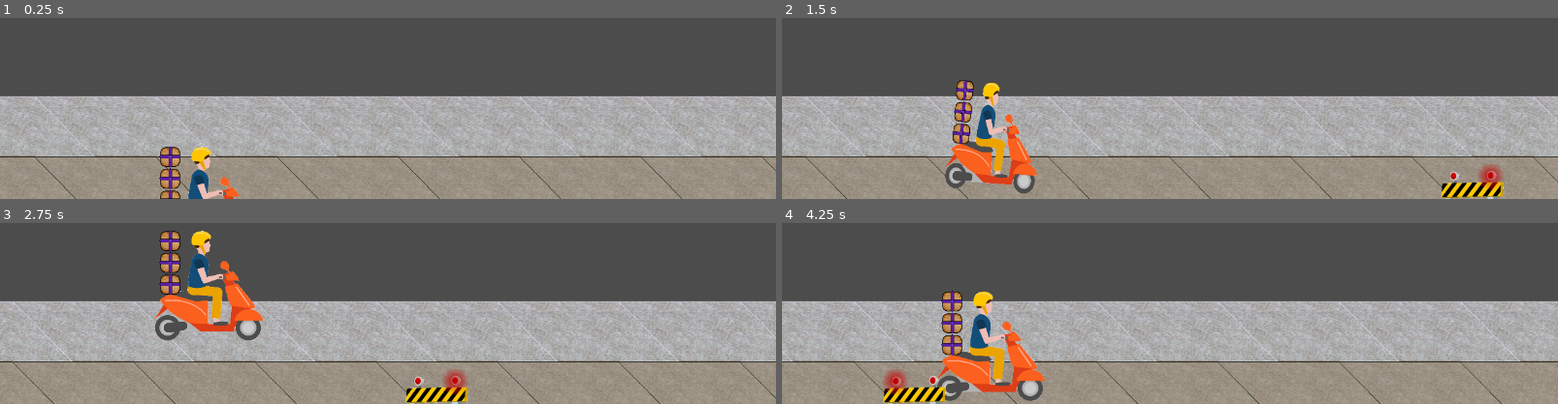
Above: before the commit, frames 1-4 (two rows, left to right).
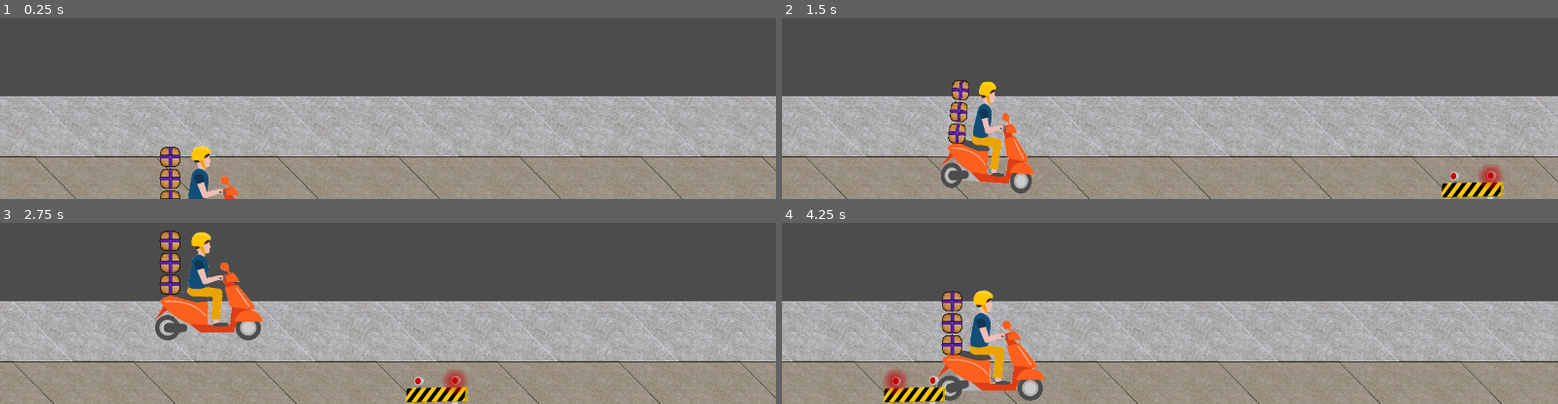
Above: after the commit, the same moments.

Repository: Anatolij-Grigorjev/MopedRebelGO
Game: Godot game, scene res://stages/test/test_stage.tscn
Two runs of this game, one before a commit and one after it. Both use one fixed random seed, a clock stepped at 60 frames per second and the inputs below.
Inputs:
- Up to frame 1 (0.25 s): no input
- Up to frame 2 (1.5 s): hold W (swerve_up) 0.53-1.28 s; hold S (swerve_down) from 1.28 s (still down)
- Up to frame 3 (2.75 s): release S (swerve_down) at 2.03 s; hold W (swerve_up) from 2.03 s (still down)
- Up to frame 4 (4.25 s): release W (swerve_up) at 3.53 s; hold S (swerve_down) from 3.53 s (still down)

The runs differ from the first frame. In frame 1, 0.3% of the frame differs, in the area x 24-31%, y 70-100%; in frame 2, 2.8%, in the area x 20-33%, y 34-98%; in frame 3, 0.9%; in frame 4, 0.9%.
Error in both runs: Invalid get index '-1' (on base: 'Array'). (res://utils/logger.gd:103)

Commit message:
change swerve and reset animation to sprite

Diff:
--- a/game/rebel/delivery_package.tscn
+++ b/game/rebel/delivery_package.tscn
@@ -62,7 +62,7 @@
 "times": PoolRealArray( 0, 1, 2 ),
 "transitions": PoolRealArray( 1, 1, 1 ),
 "update": 0,
-"values": [ Vector2( 0, -5 ), Vector2( -200, -300 ), Vector2( -500, -1000 ) ]
+"values": [ Vector2( 0, -5 ), Vector2( -200, -300 ), Vector2( -500, -2000 ) ]
 }
 
 [node name="DeliveryPackage" type="Node2D"]
--- a/game/rebel/moped_rebel.gd
+++ b/game/rebel/moped_rebel.gd
@@ -20,14 +20,11 @@
 
 
 onready var animator := $AnimationPlayer
+onready var sprite := $AnimatedSprite
 onready var LOG : Logger = Logger.new(self)
 onready var swerve_tween := $SwerveTween
 onready var pushback_tween := $PushbackTween
 onready var input := $InputProcessor
-onready var _neutral_transform: Dictionary = {
-	'rotation': self.rotation_degrees,
-	'scale': self.scale
-}
 
 
 var _is_swerving: bool = false
@@ -73,7 +70,7 @@
 	yield(swerve_tween, 'tween_all_completed')
 	#if moped swerved into obstacle dont reset transform
 	if (not _is_crashing):
-		_reset_transform()
+		_reset_sprite_transform()
 	_is_swerving = false
 
 
@@ -109,20 +106,20 @@
 
 
 """
-Reset the rotation and scale of the rebel to its original values
+Reset the rotation and scale of the rebel sprite to its original values
 (after animations for example)
 """
-func _reset_transform() -> void:
+func _reset_sprite_transform() -> void:
 	#stop animations, if playing
 	if (animator.is_playing()):
 		animator.stop()
 
-	LOG.debug("Got rot/scale: {}/{}, change to {}/{}",
-		[self.rotation_degrees, self.scale,
-		_neutral_transform.rotation, _neutral_transform.scale]
+	LOG.debug("Got sprite rot/scale: {}/{}, reseting...",
+		[sprite.rotation_degrees, sprite.scale]
 	)
-	self.rotation_degrees = _neutral_transform.rotation
-	self.scale = _neutral_transform.scale
+	#reset sprite
+	sprite.rotation_degrees = 0
+	sprite.scale = Vector2.ONE
 
 
 """
@@ -136,7 +133,7 @@
 	yield(animator, "animation_finished")
 	velocity = Vector2(C.MR_CRUISE_SPEED, 0)
 	_is_crashing = false
-	_reset_transform()
+	_reset_sprite_transform()
 
 
 """
--- a/game/rebel/moped_rebel.tscn
+++ b/game/rebel/moped_rebel.tscn
@@ -105,7 +105,7 @@
 length = 0.2
 step = 0.05
 tracks/0/type = "value"
-tracks/0/path = NodePath(".:rotation_degrees")
+tracks/0/path = NodePath("AnimatedSprite:rotation_degrees")
 tracks/0/interp = 1
 tracks/0/loop_wrap = true
 tracks/0/imported = false
@@ -117,7 +117,7 @@
 "values": [ 0.0, 5.0 ]
 }
 tracks/1/type = "value"
-tracks/1/path = NodePath(".:scale")
+tracks/1/path = NodePath("AnimatedSprite:scale")
 tracks/1/interp = 1
 tracks/1/loop_wrap = true
 tracks/1/imported = false
@@ -126,36 +126,36 @@
 "times": PoolRealArray( 0, 0.2 ),
 "transitions": PoolRealArray( 1, 1 ),
 "update": 0,
-"values": [ Vector2( 0.36, 0.36 ), Vector2( 0.3, 0.36 ) ]
+"values": [ Vector2( 1, 1 ), Vector2( 0.85, 1 ) ]
 }
 
 [sub_resource type="Animation" id=3]
 resource_name = "swerve_up"
-length = 0.25
+length = 0.2
 step = 0.05
 tracks/0/type = "value"
-tracks/0/path = NodePath(".:rotation_degrees")
+tracks/0/path = NodePath("AnimatedSprite:rotation_degrees")
 tracks/0/interp = 1
 tracks/0/loop_wrap = true
 tracks/0/imported = false
 tracks/0/enabled = true
 tracks/0/keys = {
-"times": PoolRealArray( 0, 0.25 ),
+"times": PoolRealArray( 0, 0.2 ),
 "transitions": PoolRealArray( 1, 1 ),
 "update": 0,
 "values": [ 0.0, -5.0 ]
 }
 tracks/1/type = "value"
-tracks/1/path = NodePath(".:scale")
+tracks/1/path = NodePath("AnimatedSprite:scale")
 tracks/1/interp = 1
 tracks/1/loop_wrap = true
 tracks/1/imported = false
 tracks/1/enabled = true
 tracks/1/keys = {
-"times": PoolRealArray( 0, 0.25 ),
-"transitions": PoolRealArray( 1, 1 ),
-"update": 0,
-"values": [ Vector2( 0.36, 0.36 ), Vector2( 0.3, 0.36 ) ]
+"times": PoolRealArray( 0, 0.2 ),
+"transitions": PoolRealArray( 1, 1 ),
+"update": 0,
+"values": [ Vector2( 1, 1 ), Vector2( 0.85, 1 ) ]
 }
 
 [sub_resource type="RectangleShape2D" id=5]
@@ -170,7 +170,7 @@
 [node name="AnimatedSprite" type="AnimatedSprite" parent="."]
 position = Vector2( 0, -210 )
 frames = SubResource( 2 )
-frame = 3
+frame = 2
 playing = true
 
 [node name="PackagesBundle" parent="AnimatedSprite" instance=ExtResource( 6 )]
